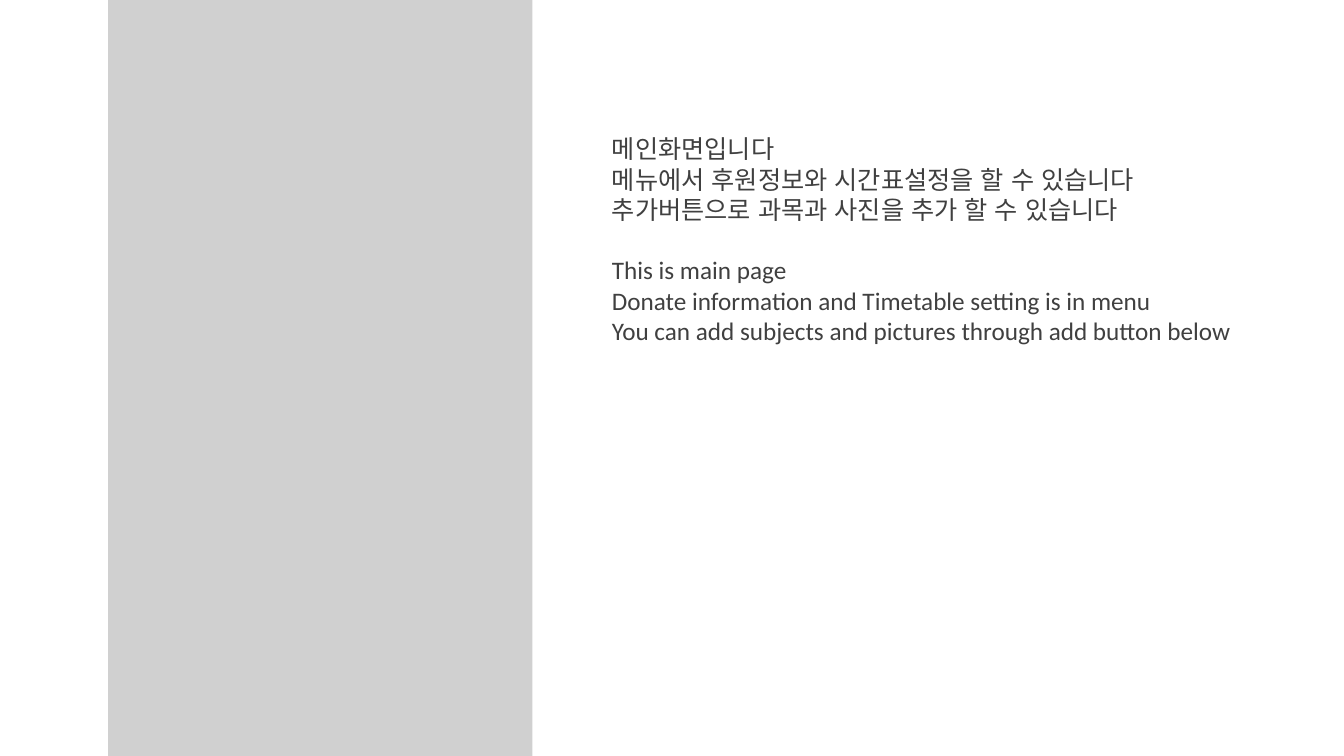
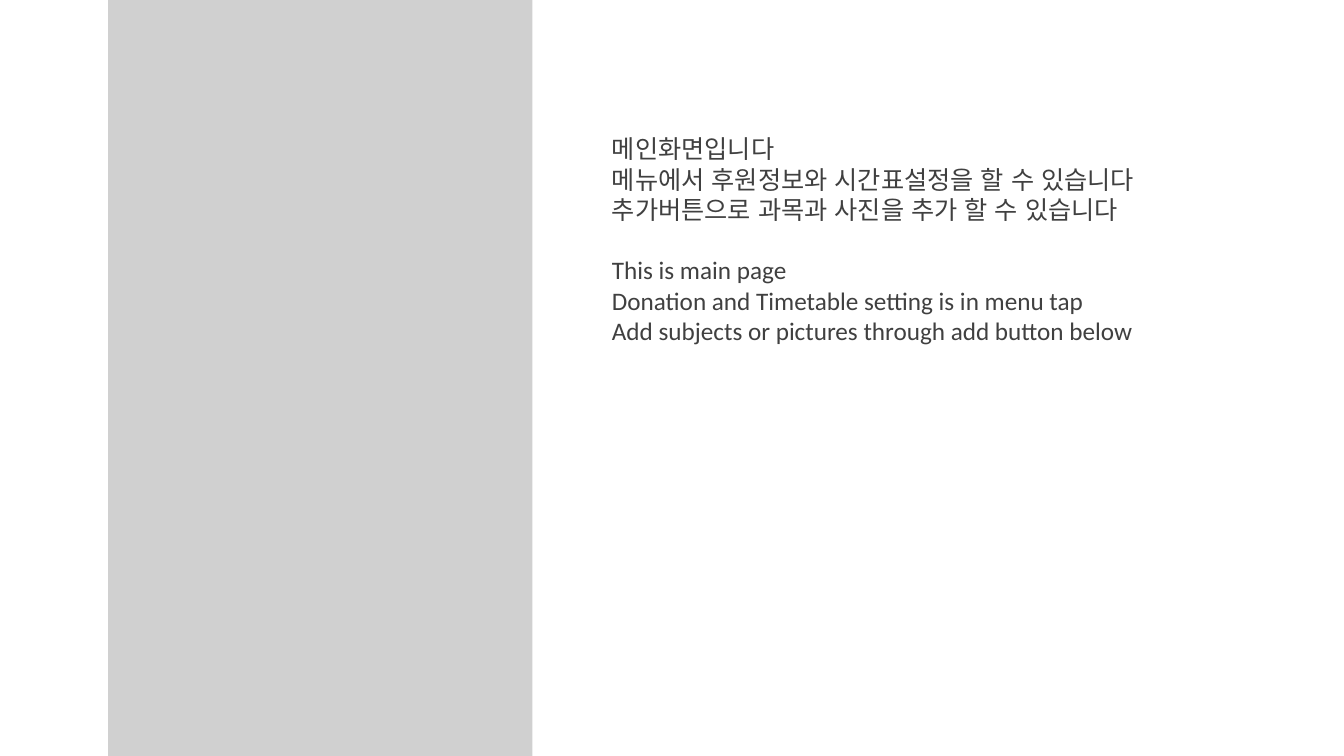
Before and after one commit to chowder985/SchoolCapture, a slide deck: slide 6 of User manual/User manual.pptx. Drawn at 1344x756 pixels with LibreOffice and Linux fonts; fonts in the diff are those of the drawing; grey boxes stand for pictures. Boxes give left, top, right and bottom in pixels: in the first picture for what was removed or moved away, otherwise in the second. Text is boxed around its words. In the diff, an @@ line names an element or a change of style, - is before the commit and + after.

```diff
--- a/User manual/User manual.pptx
+++ b/User manual/User manual.pptx
@@ text at bbox=[612, 292, 1132, 345]: text changed @@
-Donate information and Timetable setting is in menu
-You can add subjects and pictures through add button below
+Donation and Timetable setting is in menu tap
+Add subjects or pictures through add button below
```
Also in this commit, not shown: 5 other slides changed, 2 slides added.
